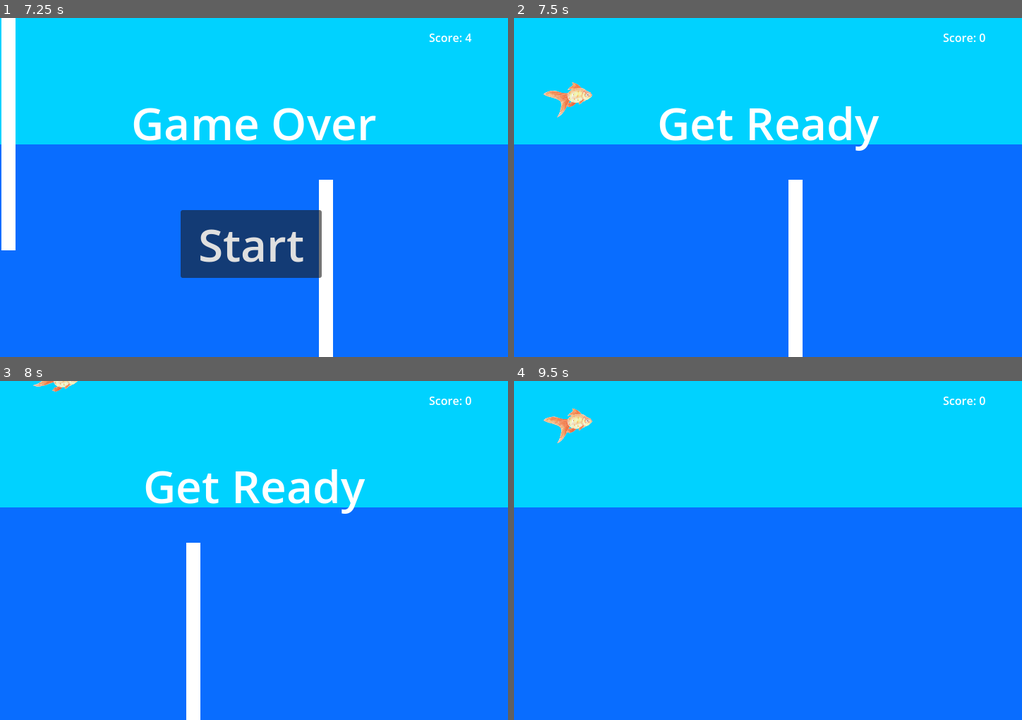
Above: before the commit, frames 1-4 (two rows, left to right).
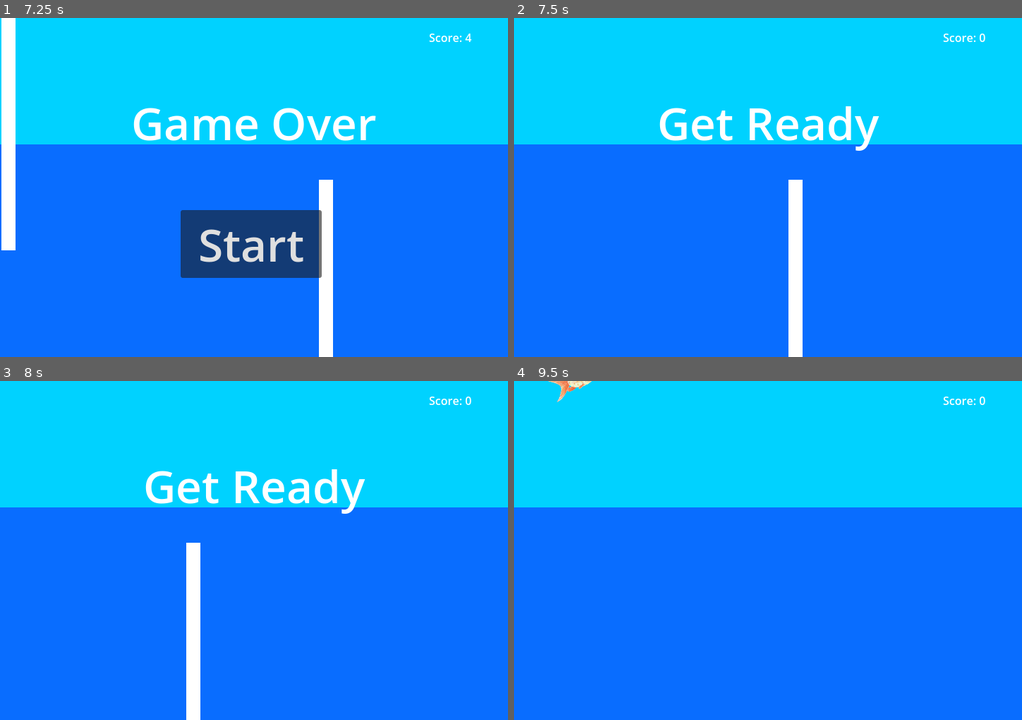
Above: after the commit, the same moments.

Repository: Aveli-games/splashy-fish
Game: Godot game, scene res://main.tscn
Two runs of this game, one before a commit and one after it. Both use one fixed random seed, a clock stepped at 60 frames per second and the inputs below. Sound files missing from this copy of the repository are replaced by a short silence.
Inputs:
- Up to frame 1 (7.25 s): click "Start" at 0.5 s; tap Enter at 1.25 s; hold W (swim_up) 1.28-2.78 s; hold S (swim_down) 2.78-5.03 s; hold W (swim_up) from 5.03 s (still down)
- Up to frame 2 (7.5 s): release W (swim_up) at 7.25 s; click "Start" at 7.25 s
- Up to frame 3 (8 s): no input
- Up to frame 4 (9.5 s): hold W (swim_up) from 8.03 s (still down)

Frame 1 is identical in both runs. In frame 2, 0.4% of the frame differs, in the area x 5-16%, y 18-30%; in frame 3, 0.1%; in frame 4, 0.5%, in the area x 5-16%, y 0-19%.

Commit message:
Change player respawn to wait so obstacles can clear

Diff:
--- a/main.gd
+++ b/main.gd
@@ -23,8 +23,6 @@
 func new_game():
 	score = 0
 	obstacle_gap_size = 300
-	if not $Player.visible:
-		$Player.start($StartPosition.position)
 	$HUD.update_score("Score: %s" % score)
 	$HUD.show_timed_message("Get Ready", $StartTimer.wait_time)
 	$StartTimer.start()
@@ -53,6 +51,8 @@
 	add_child(obstacle)
 
 func _on_start_timer_timeout():
+	if not $Player.visible:
+		$Player.start($StartPosition.position)
 	$ObstacleTimer.start()
 	$ScoreTimer.start()
 
